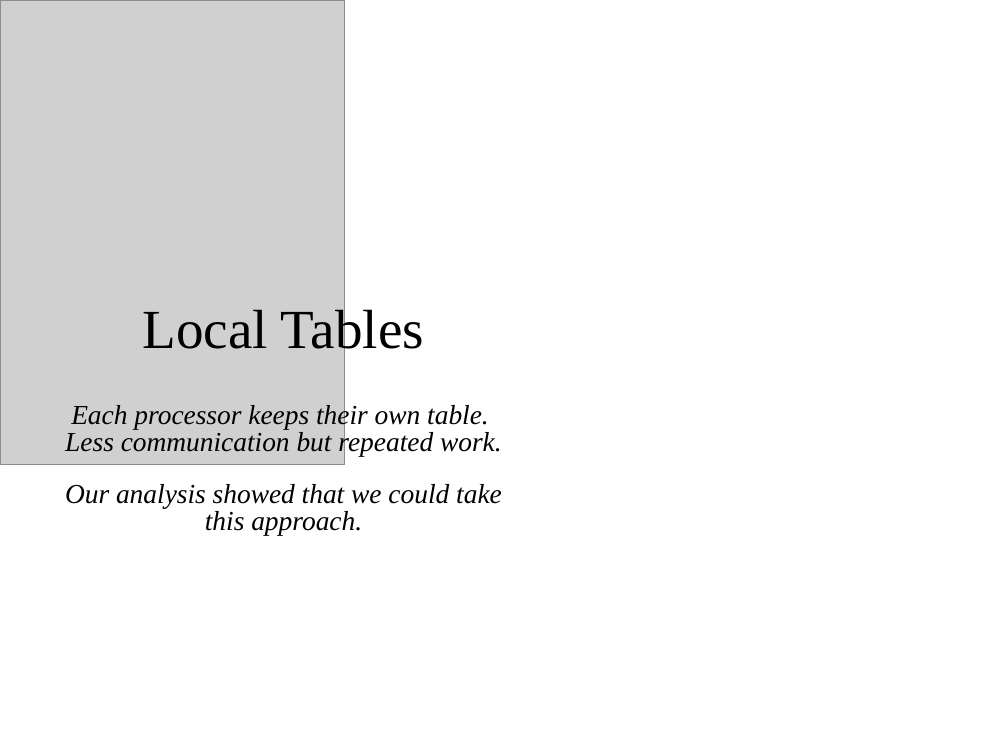
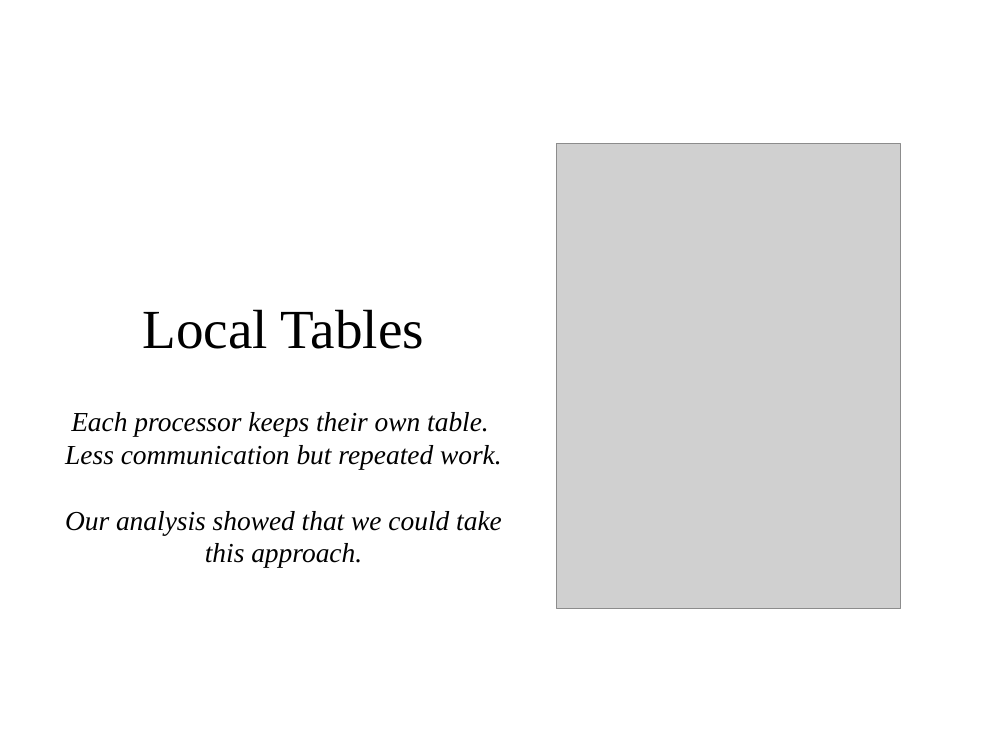
Before and after one commit to amod0017/rit-othello, a slide deck: slide 16 of Othello/other/Othello-Presentation-2.ppt. Drawn at 1008x756 pixels with LibreOffice and Linux fonts; fonts in the diff are those of the drawing; grey boxes stand for pictures; background and template pictures are left out. Boxes give left, top, right and bottom in pixels: in the first picture for what was removed or moved away, otherwise in the second. Text is boxed around its words. In the diff, an @@ line names an element or a change of style, - is before the commit and + after.

```diff
--- a/Othello/other/Othello-Presentation-2.ppt
+++ b/Othello/other/Othello-Presentation-2.ppt
@@ picture: place and size @@
-picture at [0,0,345,465]
+picture at [556,144,901,609]
@@ text "Each processor keeps their own ..." at [65,412,502,567]: line spacing 0.8 to 1 @@
```
Also in this commit, not shown: 12 other slides changed.
